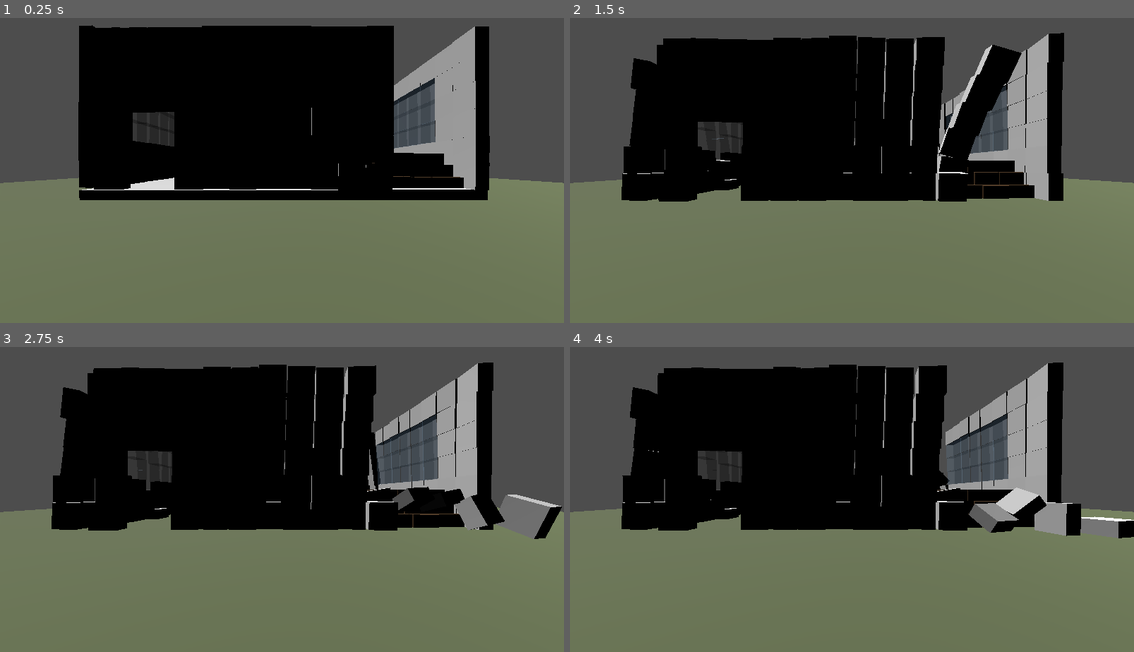
Above: before the commit, frames 1-4 (two rows, left to right).
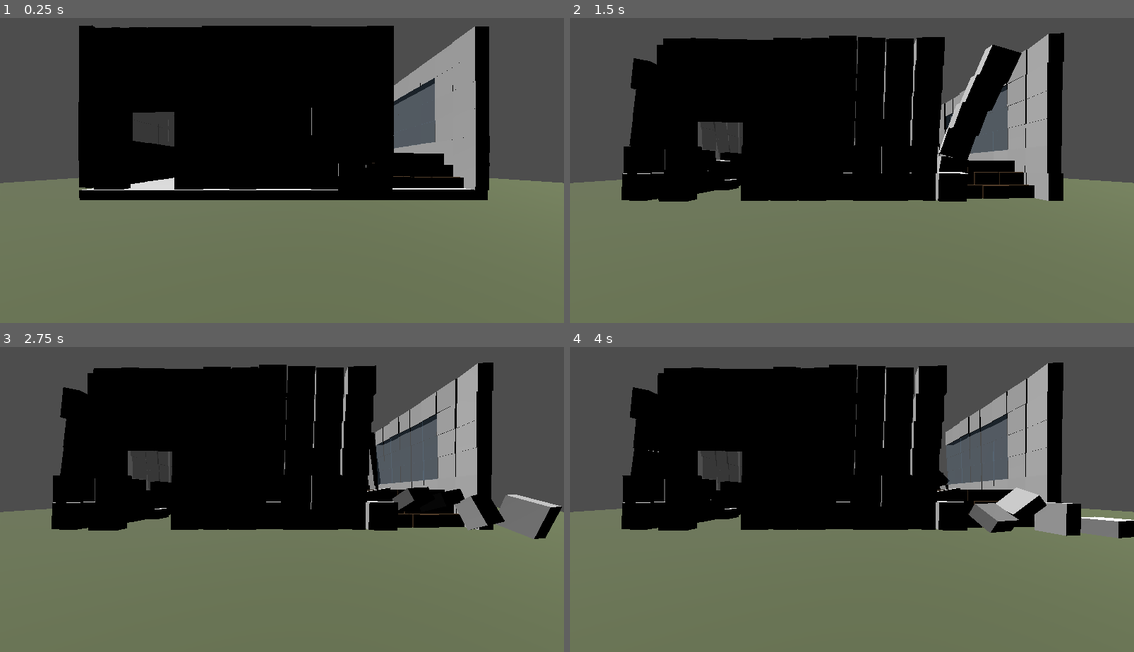
Above: after the commit, the same moments.

Repository: MMBBB139/Explosion
Game: Godot game, scene res://source/main.tscn
Same seed, same stepped clock (60 frames per second), same inputs: the game is played once before the commit and once after it. This scene is started directly instead of the project's main scene.
Inputs:
- Up to frame 1 (0.25 s): no input
- Up to frame 2 (1.5 s): no input
- Up to frame 3 (2.75 s): no input
- Up to frame 4 (4 s): no input

The runs differ from the first frame. In frame 1, 0.2% of the frame differs, in the area x 24-78%, y 22-39%; in frame 2, 0.1%; in frame 3, 0.2%; in frame 4, 0.2%.

Commit message:
made a couple of tiny changes to colors

Diff:
--- a/project/bomb.tscn
+++ b/project/bomb.tscn
@@ -4,6 +4,22 @@
 size = Vector3(1, 0.1, 1)
 
 [sub_resource type="StandardMaterial3D" id="StandardMaterial3D_m1yyb"]
+albedo_color = Color(1, 0.0117647, 0, 1)
+
+[sub_resource type="Animation" id="Animation_col64"]
+length = 0.25
+tracks/0/type = "value"
+tracks/0/imported = false
+tracks/0/enabled = true
+tracks/0/path = NodePath("MeshInstance3D:scale")
+tracks/0/interp = 1
+tracks/0/loop_wrap = true
+tracks/0/keys = {
+"times": PackedFloat32Array(0, 0.1, 0.2),
+"transitions": PackedFloat32Array(1, 1, 1),
+"update": 0,
+"values": [Vector3(1, 1, 1), Vector3(1.3, 1, 1.3), Vector3(0, 1, 0)]
+}
 
 [sub_resource type="Animation" id="Animation_dv8jm"]
 resource_name = "explode"
@@ -18,21 +34,6 @@
 "transitions": PackedFloat32Array(1, 1, 1),
 "update": 0,
 "values": [Vector3(1, 1, 1), Vector3(1.5, 1, 1.5), Vector3(0, 1, 0)]
-}
-
-[sub_resource type="Animation" id="Animation_col64"]
-length = 0.001
-tracks/0/type = "value"
-tracks/0/imported = false
-tracks/0/enabled = true
-tracks/0/path = NodePath("MeshInstance3D:scale")
-tracks/0/interp = 1
-tracks/0/loop_wrap = true
-tracks/0/keys = {
-"times": PackedFloat32Array(0),
-"transitions": PackedFloat32Array(1),
-"update": 0,
-"values": [Vector3(1, 1, 1)]
 }
 
 [sub_resource type="AnimationLibrary" id="AnimationLibrary_bkved"]
--- a/project/source/glassBlock.tscn
+++ b/project/source/glassBlock.tscn
@@ -10,13 +10,31 @@
 transparency = 1
 albedo_color = Color(0.623529, 0.815686, 0.988235, 0.27451)
 
+[sub_resource type="PlaneMesh" id="PlaneMesh_uu8lr"]
+size = Vector2(1, 1)
+
+[sub_resource type="StandardMaterial3D" id="StandardMaterial3D_qpwfo"]
+transparency = 1
+albedo_color = Color(0.623529, 0.815686, 0.988235, 0.27451)
+
 [node name="Window" type="RigidBody3D"]
 
 [node name="CollisionShape3D" type="CollisionShape3D" parent="."]
 shape = SubResource("BoxShape3D_r5ivi")
 
-[node name="MeshInstance3D" type="MeshInstance3D" parent="."]
+[node name="boxMesh" type="MeshInstance3D" parent="."]
 transform = Transform3D(1, 0, 0, 0, 0.999687, -0.025008, 0, 0.025008, 0.999687, 0, 0, 0)
+visible = false
 mesh = SubResource("BoxMesh_drufb")
 skeleton = NodePath("")
 surface_material_override/0 = SubResource("StandardMaterial3D_c5234")
+
+[node name="planeMesh1" type="MeshInstance3D" parent="."]
+transform = Transform3D(-4.37114e-08, -1, 0, 1, -4.37114e-08, 0, 0, 0, 1, -0.25, 0, 0)
+mesh = SubResource("PlaneMesh_uu8lr")
+surface_material_override/0 = SubResource("StandardMaterial3D_qpwfo")
+
+[node name="planeMesh2" type="MeshInstance3D" parent="."]
+transform = Transform3D(4.37114e-08, 1, -8.74228e-08, 1, -4.37114e-08, 0, -3.82137e-15, -8.74228e-08, -1, 0.25, 0, 0)
+mesh = SubResource("PlaneMesh_uu8lr")
+surface_material_override/0 = SubResource("StandardMaterial3D_qpwfo")
Not shown: 1 places in project/source/glassBlock.tscn that only renumber resources
